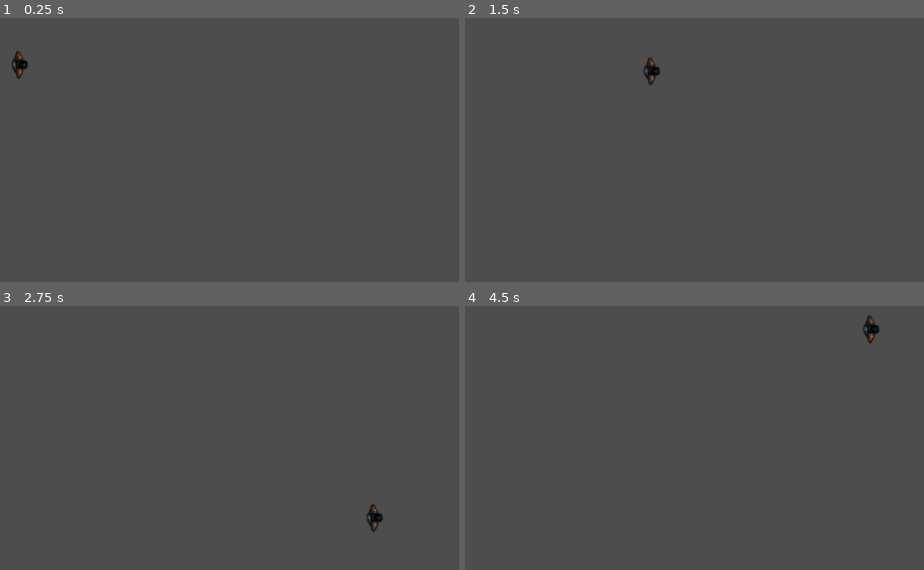
Above: before the commit, frames 1-4 (two rows, left to right).
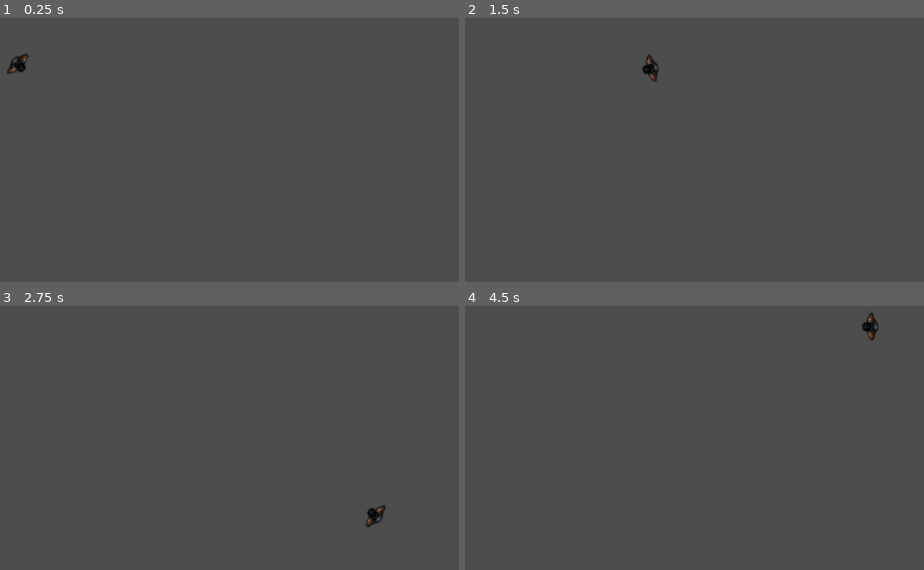
Above: after the commit, the same moments.

Repository: JonathanGeoffroy/obsidian-tower
Game: Godot game, scene res://main.tscn
Two runs of this game, one before a commit and one after it. Both use one fixed random seed, a clock stepped at 60 frames per second and the inputs below.
Inputs (mouse positions are in pixels of both pictures, inside the frame that each line leads up to):
- Up to frame 1 (0.25 s): no input
- Up to frame 2 (1.5 s): tap Enter at 0.5 s; move the mouse to (699, 86) at 0.52 s; hold D (right) 0.53-1.28 s; tap F at 0.6, 1.35 s; move the mouse to (outside the picture) at 1.27 s; hold S (down) from 1.28 s (still down)
- Up to frame 3 (2.75 s): move the mouse to (outside the picture) at 2.02 s; release S (down) at 2.03 s; hold D (right) from 2.03 s (still down); tap F at 2.1 s
- Up to frame 4 (4.5 s): move the mouse to (483, 485) at 2.77 s; release D (right) at 2.78 s; hold W (up) 2.78-3.53 s; tap F at 2.85, 3.6, 4.35 s; tap Space at 3.5 s; move the mouse to (763, 464) at 3.52 s; hold A (left) from 3.53 s (still down); tap Enter at 4.25 s; move the mouse to (outside the picture) at 4.27 s

The runs differ from the first frame. In frame 1, 0.2% of the frame differs, in the area x 1-7%, y 12-24%; in frame 2, 0.2%; in frame 3, 0.2%; in frame 4, 0.2%.

Commit message:
chore: rotate player to follow the cursor

Diff:
--- a/player/player.gd
+++ b/player/player.gd
@@ -7,9 +7,20 @@
 
 
 func _physics_process(delta: float) -> void:
+	move(delta)
+	look_at_mouse(delta)
+
+
+func move(delta):
 	var direction = Input.get_vector("left", "right", "up", "down")
 	if direction != Vector2.ZERO:
 		velocity = velocity.move_toward(direction * max_speed, acceleration * delta)
 	else:
 		velocity = velocity.move_toward(direction * max_speed, deceleration * delta)
+
 	move_and_slide()
+
+
+func look_at_mouse(delta):
+	var mouse_position = get_global_mouse_position()
+	look_at(mouse_position)
